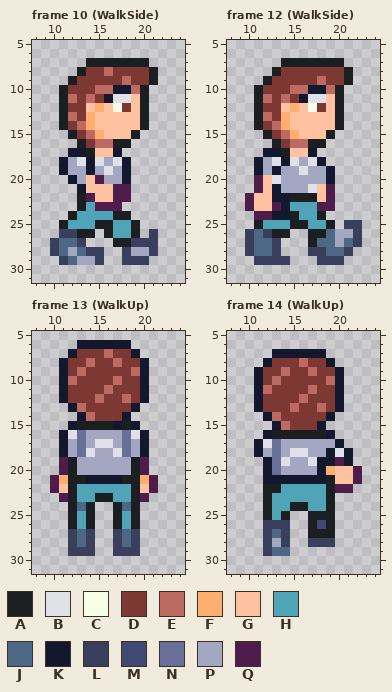
Pixel-art file: Assets/Game/Textures/Characters/Villager.aseprite. Above, as it was before the edit.
32x32 pixels, 16 frames. Colours within 5 levels of each other are drawn and written as one. Shown: frame 10 (WalkSide): x 8..24, y 5..31; frame 12 (WalkSide): x 8..24, y 5..31; frame 13 (WalkUp): x 8..24, y 5..31; frame 14 (WalkUp): x 8..24, y 5..31. The commit also changed other frames, which this record leaves out.
Palette (. is transparent): A #1b1f21  B #dfe0e8  C #f5ffe8  D #7d3833  E #bd6a62  F #ffae70  G #ffc2a1  H #4fa4b8  J #4c6885  K #14182e  L #3a3f5e  M #404973  N #686f99  P #a3a7c2  Q #4f1d4c
And afterwards:
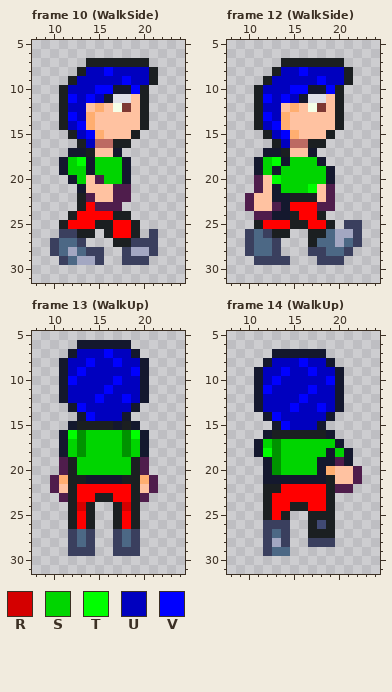
Colours new in this view: R #d40000  S #00d500  T #00ff00  U #0000bf  V #0000ff
Difference:
colour H: #4fa4b8 -> #ff0000
colour N: #686f99 -> #009300
Changed rows in their new state; - is a pixel that keeps its letter.
Frame 10 (WalkSide):
first column x 12:
 8 --UUVUUUU
 9 -UUUUUVUU
10 UUUVV--V-
11 VUVU-----
12 UU-------
13 VU-------
14 UV-------
15 -UV------
16 --U------
18 ST-SSS---
19 SS-SSS---
20 -S--SS---
Frame 12 (WalkSide):
first column x 12:
 8 --UUVUUUU
 9 -UUUUUVUU
10 UUUVV--V-
11 VUVU-----
12 UU-------
13 VU-------
14 UV-------
15 -UV------
16 --U------
18 ST-SSS---
19 S-SSSSS--
20 -TSSSSS--
21 --SSST---
Frame 13 (WalkUp):
first column x 12:
 7 -UUUVUU-
 8 UUVUUVUU
 9 UVUUUUUV
10 VUUUUVUU
11 UUUUVUUU
12 UUUVUUVU
13 -VUUUUU-
14 --VUUU--
16 T-SSSS-T
17 S-SSSS-S
18 S-SSSS-S
19 -SSSSSS-
20 -SSSSSS-
first column x 13:
24 R----R
Frame 14 (WalkUp):
first column x 12:
 8 -UUUVUU--
 9 UUVUUVUU-
10 UVUUUUUV-
11 VUUUUVUU-
12 UUUUVUUU-
13 UUUVUUVU-
14 -VUUUUU--
15 --VUUU---
17 S-SSSSSS-
18 T-SSSSS-S
19 --SSSS---
20 --SSSS---
Pixel boxes of the changes (left, top, right, bottom) in both pictures:
changed: (68, 67, 149, 238)
changed: (263, 67, 344, 229)
changed: (68, 349, 140, 529)
changed: (263, 358, 344, 520)
